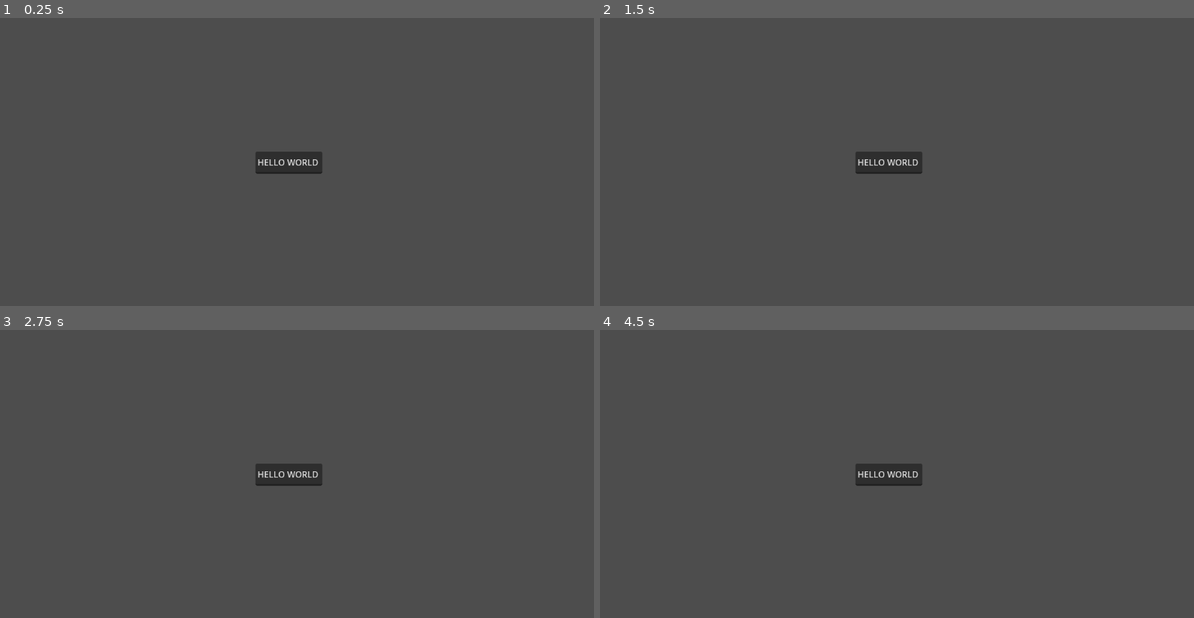
Above: before the commit, frames 1-4 (two rows, left to right).
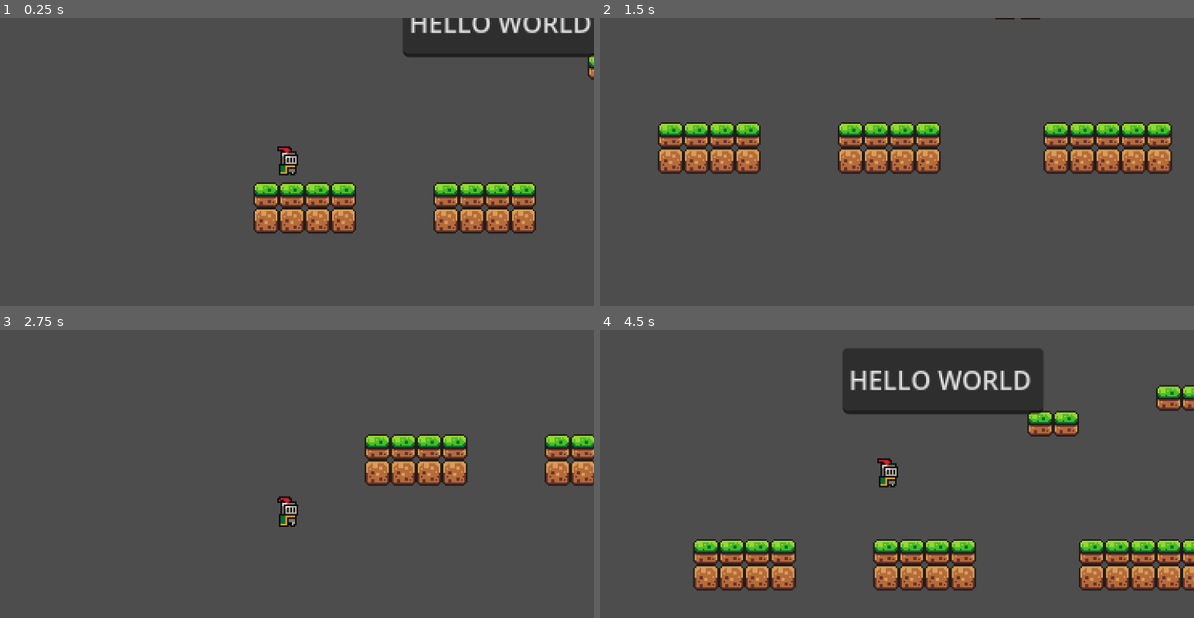
Above: after the commit, the same moments.

Repository: WhiteBeardddd/Game-Development-Repository
Game: Godot game, scene res://scenes/Game.tscn
The game is run twice, just before and just after one commit, with the same random seed, the same clock (stepped at 60 frames per second) and the same inputs. Before the commit the project starts from res://activities/Simple Scene with a moving node/node_2d.tscn.
Inputs:
- Up to frame 1 (0.25 s): no input
- Up to frame 2 (1.5 s): tap Enter (ui_accept) at 0.5, 0.6, 0.77, 1.07, 1.35 s; hold Right (ui_right) from 0.53 s (still down)
- Up to frame 3 (2.75 s): tap Enter (ui_accept) at 1.52, 1.82, 2.1 s; release Right (ui_right) at 2.03 s; hold Left (ui_left) from 2.03 s (still down)
- Up to frame 4 (4.5 s): release Left (ui_left) at 2.78 s; hold Right (ui_right) 2.78-4.28 s; tap Enter (ui_accept) at 2.85, 3.02, 3.32, 3.6, 3.77, 4.07, 4.35 s; hold Left (ui_left) from 4.28 s (still down)

The runs differ from the first frame. In frame 1, 11% of the frame differs, in the area x 42-100%, y 0-75%; in frame 2, 9.6%; in frame 3, 5.5%; in frame 4, 19%, in the area x 15-100%, y 6-91%.

Commit message:
Week 2 Activity 1

Diff:
--- a/activities/Simple Scene with a moving node/node_2d.tscn
+++ /dev/null
@@ -1,13 +0,0 @@
-[gd_scene format=3 uid="uid://5x27b67oitr3"]
-
-[node name="Node2D" type="Node2D" unique_id=1812610777]
-
-[node name="TextEdit" type="TextEdit" parent="." unique_id=187092085]
-offset_left = -260.0
-offset_top = -36.0
-offset_right = -135.0
-offset_bottom = 5.0
-text = "HELLO WORLD"
-
-[node name="Camera2D" type="Camera2D" parent="." unique_id=839259560]
-position = Vector2(-204, 38)
--- a/project.godot
+++ b/project.godot
@@ -21,4 +21,5 @@
 
 [rendering]
 
+textures/canvas_textures/default_texture_filter=0
 rendering_device/driver.windows="d3d12"
--- /dev/null
+++ b/scenes/Game.tscn
@@ -0,0 +1,183 @@
+[gd_scene format=3 uid="uid://5x27b67oitr3"]
+
+[ext_resource type="Texture2D" uid="uid://b2arxailx6lr8" path="res://brackeys_assets/sprites/world_tileset.png" id="1_cpr0p"]
+[ext_resource type="PackedScene" uid="uid://c0o7txcodwa4b" path="res://scenes/killzone.tscn" id="2_78awf"]
+[ext_resource type="PackedScene" uid="uid://bmrnyrpgqekib" path="res://scenes/player.tscn" id="3_s0nni"]
+
+[sub_resource type="TileSetAtlasSource" id="TileSetAtlasSource_d7e7k"]
+texture = ExtResource("1_cpr0p")
+0:0/0 = 0
+0:0/0/physics_layer_0/polygon_0/points = PackedVector2Array(-8, -8, 8, -8, 8, 8, -8, 8)
+1:0/0 = 0
+2:0/0 = 0
+3:0/0 = 0
+4:0/0 = 0
+5:0/0 = 0
+6:0/0 = 0
+7:0/0 = 0
+8:0/0 = 0
+9:0/0 = 0
+10:0/0 = 0
+11:0/0 = 0
+0:1/0 = 0
+1:1/0 = 0
+2:1/0 = 0
+3:1/0 = 0
+4:1/0 = 0
+5:1/0 = 0
+6:1/0 = 0
+7:1/0 = 0
+8:1/0 = 0
+9:1/0 = 0
+10:1/0 = 0
+11:1/0 = 0
+0:2/0 = 0
+1:2/0 = 0
+2:2/0 = 0
+3:2/0 = 0
+4:2/0 = 0
+5:2/0 = 0
+6:2/0 = 0
+7:2/0 = 0
+8:2/0 = 0
+9:2/0 = 0
+10:2/0 = 0
+11:2/0 = 0
+0:3/0 = 0
+1:3/0 = 0
+2:3/0 = 0
+5:3/0 = 0
+6:3/0 = 0
+7:3/0 = 0
+8:3/0 = 0
+9:3/0 = 0
+0:4/0 = 0
+1:4/0 = 0
+2:4/0 = 0
+3:4/0 = 0
+4:4/0 = 0
+5:4/0 = 0
+6:4/0 = 0
+7:4/0 = 0
+8:4/0 = 0
+9:4/0 = 0
+0:5/0 = 0
+1:5/0 = 0
+2:5/0 = 0
+3:5/0 = 0
+4:5/0 = 0
+5:5/0 = 0
+6:5/0 = 0
+7:5/0 = 0
+8:5/0 = 0
+1:6/0 = 0
+2:6/0 = 0
+3:6/0 = 0
+4:6/0 = 0
+5:6/0 = 0
+6:6/0 = 0
+7:6/0 = 0
+8:6/0 = 0
+0:7/0 = 0
+1:7/0 = 0
+3:7/0 = 0
+5:7/0 = 0
+6:7/0 = 0
+7:7/0 = 0
+8:7/0 = 0
+0:8/0 = 0
+1:8/0 = 0
+2:8/0 = 0
+3:8/0 = 0
+4:8/0 = 0
+5:8/0 = 0
+6:8/0 = 0
+7:8/0 = 0
+8:8/0 = 0
+0:9/0 = 0
+1:9/0 = 0
+2:9/0 = 0
+3:9/0 = 0
+4:9/0 = 0
+5:9/0 = 0
+6:9/0 = 0
+7:9/0 = 0
+0:10/0 = 0
+1:10/0 = 0
+2:10/0 = 0
+3:10/0 = 0
+4:10/0 = 0
+6:10/0 = 0
+0:11/0 = 0
+1:11/0 = 0
+2:11/0 = 0
+3:11/0 = 0
+4:11/0 = 0
+5:11/0 = 0
+0:12/0 = 0
+1:12/0 = 0
+2:12/0 = 0
+3:12/0 = 0
+4:12/0 = 0
+0:13/0 = 0
+1:13/0 = 0
+2:13/0 = 0
+3:13/0 = 0
+4:13/0 = 0
+5:13/0 = 0
+0:14/0 = 0
+1:14/0 = 0
+2:14/0 = 0
+3:14/0 = 0
+4:14/0 = 0
+0:15/0 = 0
+1:15/0 = 0
+2:15/0 = 0
+3:15/0 = 0
+
+[sub_resource type="TileSet" id="TileSet_qb0dd"]
+physics_layer_0/collision_layer = 1
+sources/0 = SubResource("TileSetAtlasSource_d7e7k")
+
+[sub_resource type="WorldBoundaryShape2D" id="WorldBoundaryShape2D_qb0dd"]
+distance = 39.0
+
+[sub_resource type="WorldBoundaryShape2D" id="WorldBoundaryShape2D_lyv7y"]
+distance = -146.0
+
+[node name="Game" type="Node2D" unique_id=1812610777]
+
+[node name="TileMap" type="TileMap" parent="." unique_id=492441123]
+position = Vector2(13, -15)
+tile_set = SubResource("TileSet_qb0dd")
+format = 2
+layer_0/tile_data = PackedInt32Array(-24, 0, 0, -23, 0, 0, -22, 0, 0, -21, 0, 0, -17, 0, 0, -16, 0, 0, -15, 0, 0, -14, 0, 0, -9, 0, 0, -8, 0, 0, -7, 0, 0, -6, 0, 0, -5, 0, 0, 65512, 0, 1, 65513, 0, 1, 65514, 0, 1, 65515, 0, 1, 65519, 0, 1, 65520, 0, 1, 65521, 0, 1, 65522, 0, 1, 65527, 0, 1, 65528, 0, 1, 65529, 0, 1, 65530, 0, 1, 65531, 0, 1, -2, 0, 0, -131071, 0, 0, -65532, 0, 0, -196602, 0, 0, -327677, 0, 0, -327680, 0, 0, -393221, 0, 0, -393222, 0, 0, -393218, 0, 0, -327690, 0, 0, -327691, 0, 0)
+
+[node name="killzone" parent="." unique_id=338437268 instance=ExtResource("2_78awf")]
+position = Vector2(-221, 52)
+
+[node name="CollisionShape2D" type="CollisionShape2D" parent="killzone" unique_id=607756957]
+shape = SubResource("WorldBoundaryShape2D_qb0dd")
+
+[node name="TextEdit" type="TextEdit" parent="." unique_id=187092085]
+offset_left = -278.0
+offset_top = -150.0
+offset_right = -153.0
+offset_bottom = -109.0
+text = "HELLO WORLD"
+
+[node name="player" parent="." unique_id=2096931242 instance=ExtResource("3_s0nni")]
+position = Vector2(-349, -76)
+
+[node name="Camera2D" type="Camera2D" parent="player" unique_id=839259560]
+position = Vector2(-2, 22)
+scale = Vector2(0.97541434, -2.0165708)
+zoom = Vector2(3, 3)
+limit_bottom = 120
+
+[node name="StaticBody2D" type="StaticBody2D" parent="." unique_id=861059354]
+position = Vector2(-25, 6)
+
+[node name="CollisionShape2D" type="CollisionShape2D" parent="StaticBody2D" unique_id=1625045340]
+position = Vector2(-198, 85)
+shape = SubResource("WorldBoundaryShape2D_lyv7y")
--- /dev/null
+++ b/scenes/killzone.tscn
@@ -0,0 +1,13 @@
+[gd_scene format=3 uid="uid://c0o7txcodwa4b"]
+
+[ext_resource type="Script" uid="uid://cfo1yftd0is7m" path="res://scripts/killzone.gd" id="1_xlapc"]
+
+[node name="killzone" type="Area2D" unique_id=338437268]
+script = ExtResource("1_xlapc")
+
+[node name="Timer" type="Timer" parent="." unique_id=1995951944]
+wait_time = 0.6
+one_shot = true
+
+[connection signal="body_entered" from="." to="." method="_on_body_entered"]
+[connection signal="timeout" from="Timer" to="." method="_on_timer_timeout"]
--- /dev/null
+++ b/scenes/player.tscn
@@ -0,0 +1,54 @@
+[gd_scene format=3 uid="uid://bmrnyrpgqekib"]
+
+[ext_resource type="Texture2D" uid="uid://betbrk531f607" path="res://brackeys_assets/sprites/knight.png" id="1_3vyb7"]
+[ext_resource type="Script" uid="uid://b33wuis3sfsv1" path="res://scripts/player.gd" id="1_g2els"]
+
+[sub_resource type="AtlasTexture" id="AtlasTexture_g2els"]
+atlas = ExtResource("1_3vyb7")
+region = Rect2(0, 0, 32, 32)
+
+[sub_resource type="AtlasTexture" id="AtlasTexture_qhqgy"]
+atlas = ExtResource("1_3vyb7")
+region = Rect2(32, 0, 32, 32)
+
+[sub_resource type="AtlasTexture" id="AtlasTexture_dqkch"]
+atlas = ExtResource("1_3vyb7")
+region = Rect2(64, 0, 32, 32)
+
+[sub_resource type="AtlasTexture" id="AtlasTexture_qlg0r"]
+atlas = ExtResource("1_3vyb7")
+region = Rect2(96, 0, 32, 32)
+
+[sub_resource type="SpriteFrames" id="SpriteFrames_tuyoq"]
+animations = [{
+"frames": [{
+"duration": 1.0,
+"texture": SubResource("AtlasTexture_g2els")
+}, {
+"duration": 1.0,
+"texture": SubResource("AtlasTexture_qhqgy")
+}, {
+"duration": 1.0,
+"texture": SubResource("AtlasTexture_dqkch")
+}, {
+"duration": 1.0,
+"texture": SubResource("AtlasTexture_qlg0r")
+}],
+"loop": true,
+"name": &"default",
+"speed": 5.0
+}]
+
+[sub_resource type="CircleShape2D" id="CircleShape2D_fjrip"]
+radius = 5.0
+
+[node name="player" type="CharacterBody2D" unique_id=2096931242]
+script = ExtResource("1_g2els")
+
+[node name="AnimatedSprite2D" type="AnimatedSprite2D" parent="." unique_id=585466436]
+sprite_frames = SubResource("SpriteFrames_tuyoq")
+autoplay = "default"
+
+[node name="CollisionShape2D" type="CollisionShape2D" parent="." unique_id=1427273664]
+position = Vector2(0, 7)
+shape = SubResource("CircleShape2D_fjrip")
--- /dev/null
+++ b/scripts/killzone.gd
@@ -0,0 +1,12 @@
+extends Area2D
+
+@onready var time = $Timer
+
+func _on_body_entered(body):
+	print("YOU ARE DEATH!!!")
+	time.start()
+
+
+
+func _on_timer_timeout():
+	get_tree().reload_current_scene()
--- /dev/null
+++ b/scripts/player.gd
@@ -0,0 +1,25 @@
+extends CharacterBody2D
+
+
+const SPEED = 130.0
+const JUMP_VELOCITY = -300.0
+
+
+func _physics_process(delta: float) -> void:
+	# Add the gravity.
+	if not is_on_floor():
+		velocity += get_gravity() * delta
+
+	# Handle jump.
+	if Input.is_action_just_pressed("ui_accept") and is_on_floor():
+		velocity.y = JUMP_VELOCITY
+
+	# Get the input direction and handle the movement/deceleration.
+	# As good practice, you should replace UI actions with custom gameplay actions.
+	var direction := Input.get_axis("ui_left", "ui_right")
+	if direction:
+		velocity.x = direction * SPEED
+	else:
+		velocity.x = move_toward(velocity.x, 0, SPEED)
+
+	move_and_slide()
Not shown, added: brackeys_assets/LICENSE & CREDITS.txt
Binary file added: brackeys_assets/fonts/PixelOperator8-Bold.ttf
Not shown, added: brackeys_assets/fonts/PixelOperator8-Bold.ttf.import
Binary file added: brackeys_assets/fonts/PixelOperator8.ttf
Not shown, added: brackeys_assets/fonts/PixelOperator8.ttf.import
Not shown, added: brackeys_assets/music/time_for_adventure.mp3.import
Not shown, added: brackeys_assets/sounds/coin.wav.import
Not shown, added: brackeys_assets/sounds/explosion.wav.import
Not shown, added: brackeys_assets/sounds/hurt.wav.import
Not shown, added: brackeys_assets/sounds/jump.wav.import
Not shown, added: brackeys_assets/sounds/power_up.wav.import
Not shown, added: brackeys_assets/sounds/tap.wav.import
(and 26 more such lines)
